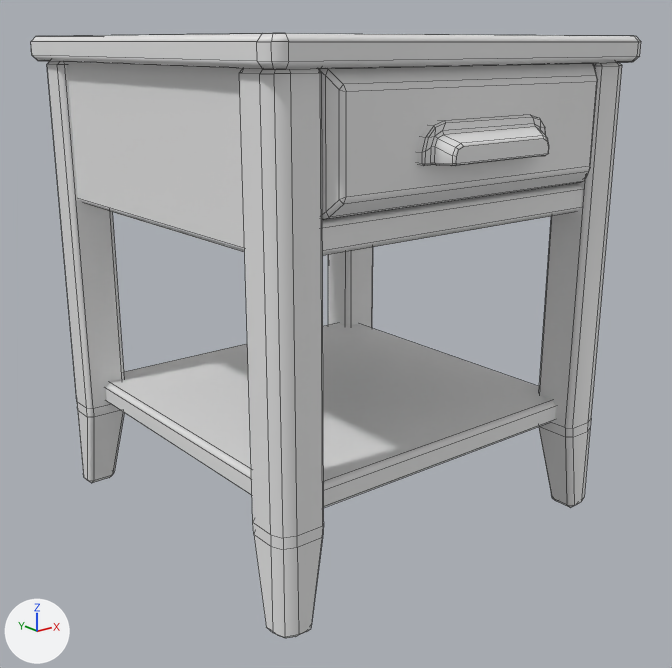
Before and after pictures for a commit that changed the FBX model Assets/Models/LCAD Models/FBX_EndTable.fbx.
Camera for both pictures: a 50 mm camera at (-0.997, -1.275, 0.817) aimed at (-0.012, -0.043, 0.324). Every picture has the same lights, and +X, +Y and +Z are marked at lower left. Mesh edges are drawn as thin lines.
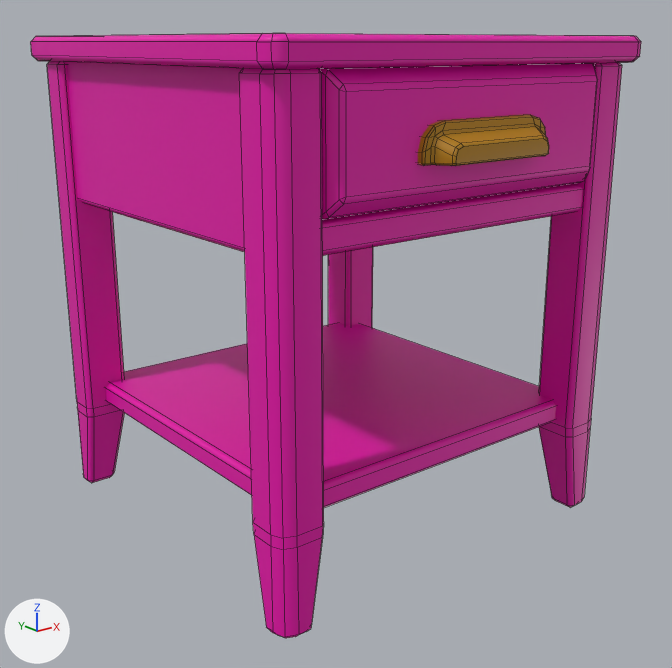
Where the newer file only moved an object's origin or applied its transform, the numbers keep the older frame.

Patch to the scene script:
```diff
--- a/Assets/Models/LCAD Models/FBX_EndTable.fbx.py
+++ b/Assets/Models/LCAD Models/FBX_EndTable.fbx.py
@@ mat_wood @@
+mat_wood = principled_material('Wood')
+mat_wood.base_color = (0.8, 0.0, 0.402)  # pink #e700aa
@@ mat_metal @@
+mat_metal = principled_material('Metal')
+mat_metal.base_color = (0.458, 0.216, 0.0)  # yellow #b48000
@@ me_cube_030 @@
 me_cube_030.from_pydata(...)  # 328 vertices, 288 faces; spans x -0.367..0.367, y -0.367..0.367, z 0.0..0.827
-me_cube_030.materials.append(mat_table)  # white #e7e7e7
+me_cube_030.materials.append(mat_wood)  # pink #e700aa
@@ me_cube_014 @@
 me_cube_014.from_pydata(...)  # 202 vertices, 182 faces; spans x -0.271..0.271, y -0.401..0.15, z 0.599..0.789
 # used by ob_cube_008; location = (0.0, 0.0, 0.0)
+# me_cube_014 part 1: 27 of the faces centred in x 0.0..0.271, y -0.36..-0.314, z 0.599..0.789 switch from mat_self (white #e7e7e7) to mat_wood (pink #e700aa)
+# me_cube_014 part 2: 15 of the faces centred in x -0.271..-0.252, y -0.358..-0.317, z 0.601..0.787 switch from mat_self (white #e7e7e7) to mat_wood (pink #e700aa)
+# me_cube_014 part 3: 103 of the faces centred in x -0.127..0.127, y -0.401..-0.36, z 0.66..0.717 switch from mat_self (white #e7e7e7) to mat_metal (yellow #b48000)
```

Location of each change, [x1, y1, x2, y2] in pixels of the pictures (672 x 668 px):
'Cube.020', recoloured (white to pink): [31, 33, 641, 638] in both
part 1 of me_cube_014, recoloured: [326, 63, 598, 219] in both
part 2 of me_cube_014, recoloured: [319, 69, 346, 220] in both
part 3 of me_cube_014, recoloured: [418, 114, 549, 166] in both
